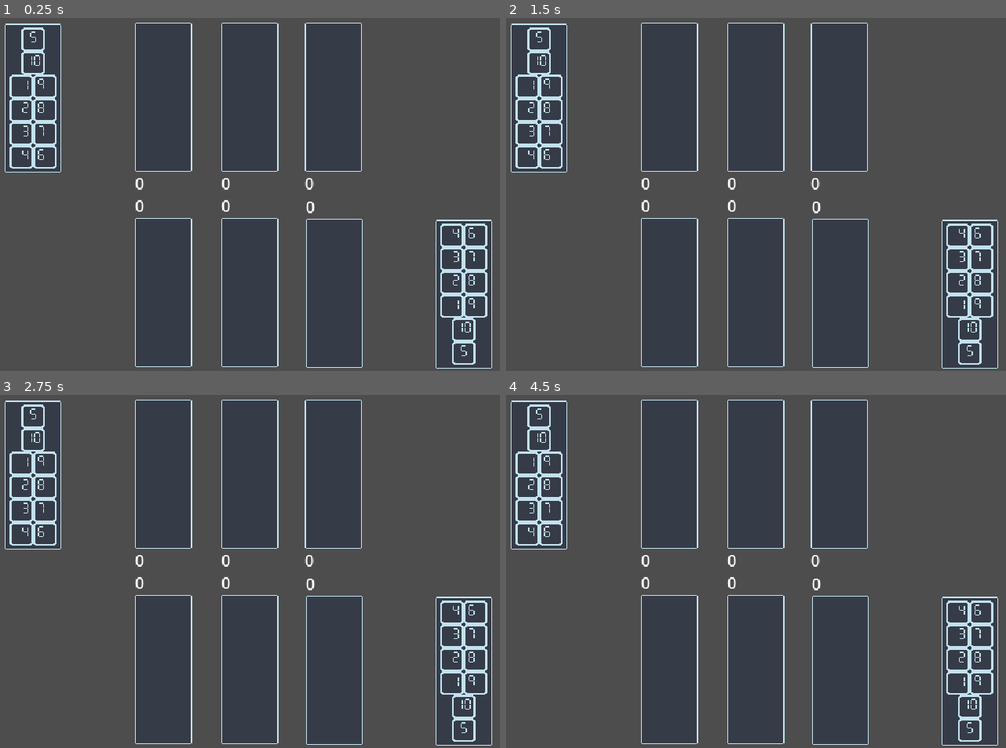
Above: before the commit, frames 1-4 (two rows, left to right).
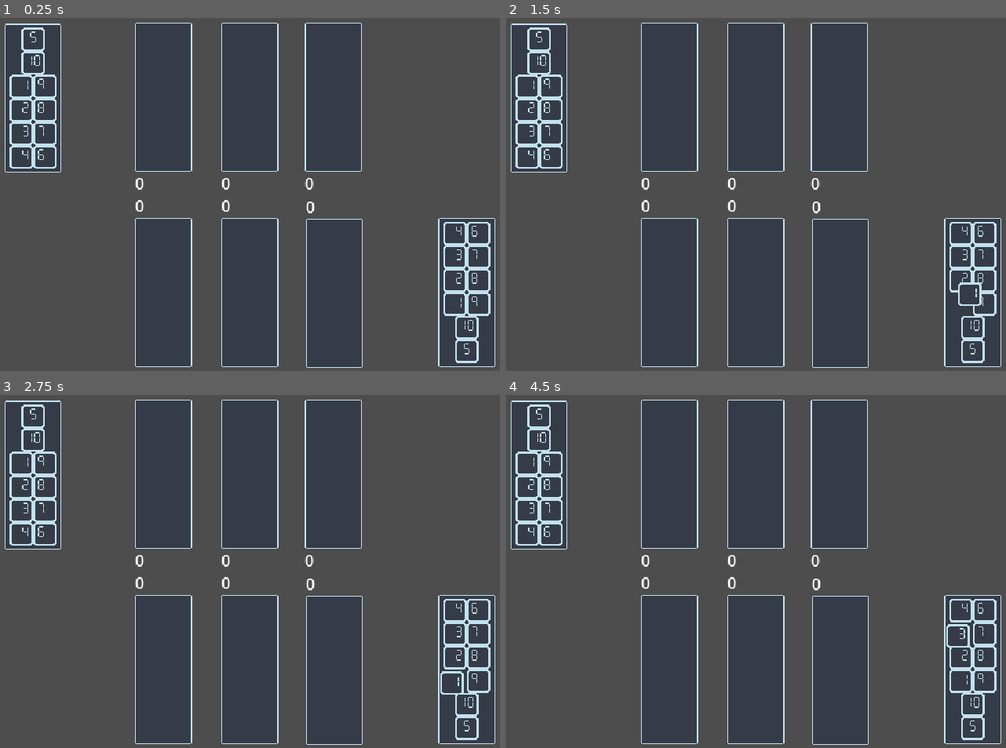
Above: after the commit, the same moments.

Repository: will-pettifer/caravan
Game: Godot game, scene res://Code/main.tscn
Same seed, same stepped clock (60 frames per second), same inputs: the game is played once before the commit and once after it. Before the commit the project starts from res://main.tscn.
Inputs (mouse positions are in pixels of both pictures, inside the frame that each line leads up to):
- Up to frame 1 (0.25 s): no input
- Up to frame 2 (1.5 s): tap Enter at 0.5 s; move the mouse to (971, 293) at 0.52 s; press the mouse at (971, 293) at 0.53 s; tap Space at 1.25 s; release the mouse at (971, 293) at 1.28 s; click (971, 293) at 1.35 s
- Up to frame 3 (2.75 s): tap Enter at 2 s; move the mouse to (450, 684) at 2.02 s; press the mouse at (450, 684) at 2.03 s
- Up to frame 4 (4.5 s): tap Space at 2.75 s; release the mouse at (956, 684) at 2.78 s; click (956, 684) at 2.85 s; tap Enter at 3.5 s; move the mouse to (956, 659) at 3.52 s; press the mouse at (956, 659) at 3.53 s; right-click (956, 659) at 4.15 s; move the mouse to (956, 635) at 4.27 s; release the mouse at (956, 635) at 4.28 s; click (956, 635) at 4.35 s

The runs differ from the first frame. In frame 1, 2.0% of the frame differs, in the area x 87-100%, y 56-100%; in frame 2, 2.0%; in frame 3, 1.9%; in frame 4, 1.9%.

Commit message:
Add better zone system for GameManager

Diff:
--- a/numbers.tres
+++ b/Art/numbers.tres
@@ -1,6 +1,6 @@
 [gd_resource type="SpriteFrames" load_steps=12 format=3 uid="uid://df6bw8i7pbeuo"]
 
-[ext_resource type="Texture2D" uid="uid://wj4upme3y50j" path="res://numbers.png" id="1_nk7w7"]
+[ext_resource type="Texture2D" uid="uid://wj4upme3y50j" path="res://Art/numbers.png" id="1_nk7w7"]
 
 [sub_resource type="AtlasTexture" id="AtlasTexture_hbip4"]
 atlas = ExtResource("1_nk7w7")
--- a/card.tscn
+++ b/Code/card.tscn
@@ -1,49 +1,49 @@
 [gd_scene load_steps=15 format=3 uid="uid://dln5k41wt6j61"]
 
-[ext_resource type="Script" uid="uid://uyj6jqax3cf3" path="res://card.gd" id="1_kikvd"]
-[ext_resource type="Texture2D" uid="uid://wj4upme3y50j" path="res://numbers.png" id="2_rjlel"]
+[ext_resource type="Script" uid="uid://uyj6jqax3cf3" path="res://Code/card.gd" id="1_38k2v"]
+[ext_resource type="Texture2D" uid="uid://wj4upme3y50j" path="res://Art/numbers.png" id="2_d7uxp"]
 
 [sub_resource type="RectangleShape2D" id="RectangleShape2D_rjlel"]
 size = Vector2(24, 24)
 
 [sub_resource type="AtlasTexture" id="AtlasTexture_rjlel"]
-atlas = ExtResource("2_rjlel")
+atlas = ExtResource("2_d7uxp")
 region = Rect2(0, 0, 24, 24)
 
 [sub_resource type="AtlasTexture" id="AtlasTexture_q5obu"]
-atlas = ExtResource("2_rjlel")
+atlas = ExtResource("2_d7uxp")
 region = Rect2(25, 0, 24, 24)
 
 [sub_resource type="AtlasTexture" id="AtlasTexture_e484p"]
-atlas = ExtResource("2_rjlel")
+atlas = ExtResource("2_d7uxp")
 region = Rect2(50, 0, 24, 24)
 
 [sub_resource type="AtlasTexture" id="AtlasTexture_fpac0"]
-atlas = ExtResource("2_rjlel")
+atlas = ExtResource("2_d7uxp")
 region = Rect2(75, 0, 24, 24)
 
 [sub_resource type="AtlasTexture" id="AtlasTexture_1i5pp"]
-atlas = ExtResource("2_rjlel")
+atlas = ExtResource("2_d7uxp")
 region = Rect2(100, 0, 24, 24)
 
 [sub_resource type="AtlasTexture" id="AtlasTexture_pjytt"]
-atlas = ExtResource("2_rjlel")
+atlas = ExtResource("2_d7uxp")
 region = Rect2(125, 0, 24, 24)
 
 [sub_resource type="AtlasTexture" id="AtlasTexture_b4rk6"]
-atlas = ExtResource("2_rjlel")
+atlas = ExtResource("2_d7uxp")
 region = Rect2(150, 0, 24, 24)
 
 [sub_resource type="AtlasTexture" id="AtlasTexture_6lcat"]
-atlas = ExtResource("2_rjlel")
+atlas = ExtResource("2_d7uxp")
 region = Rect2(175, 0, 24, 24)
 
 [sub_resource type="AtlasTexture" id="AtlasTexture_ut1v0"]
-atlas = ExtResource("2_rjlel")
+atlas = ExtResource("2_d7uxp")
 region = Rect2(200, 0, 24, 24)
 
 [sub_resource type="AtlasTexture" id="AtlasTexture_vno60"]
-atlas = ExtResource("2_rjlel")
+atlas = ExtResource("2_d7uxp")
 region = Rect2(225, 0, 24, 24)
 
 [sub_resource type="SpriteFrames" id="SpriteFrames_is7yf"]
@@ -87,7 +87,7 @@
 [node name="Card" type="Area2D"]
 z_index = 2
 z_as_relative = false
-script = ExtResource("1_kikvd")
+script = ExtResource("1_38k2v")
 
 [node name="CollisionShape2D" type="CollisionShape2D" parent="."]
 shape = SubResource("RectangleShape2D_rjlel")
--- /dev/null
+++ b/Code/enemy.gd
@@ -0,0 +1,15 @@
+extends Node
+
+
+
+
+
+
+
+
+func generate_moves():
+	pass
+
+
+func evaluate_position():
+	pass
--- /dev/null
+++ b/Code/game_manager.gd
@@ -0,0 +1,163 @@
+extends Node
+
+
+var held_card: Card
+var cooldown: float
+var main
+var zones: Array
+var values: Array[int]
+
+const COOLDOWN: float = 0.01
+
+
+func _ready() -> void:
+	main = get_tree().current_scene
+
+	values.resize(8)
+	zones.resize(8)
+	for i in zones.size():
+		zones[i] = []
+
+	for i in 10:
+		zones[6].append(i + 1)
+		zones[7].append(i + 1)
+
+
+func _process(delta: float) -> void:
+	if cooldown > 0:
+		cooldown -= delta
+
+
+func _input(event: InputEvent) -> void:
+	if event.is_action_pressed("cancel"):
+		cancel()
+
+
+func pickup(card: Card, zone: Zone):
+	if held_card \
+	or cooldown > 0 \
+	or zone.type == Zone.Type.ENEMY \
+	or zone.type ==  Zone.Type.ENEMY_HAND:
+		return
+
+	held_card = card
+	card.state = Card.State.FLOATING
+	card.z_index = 10
+	card.reparent(self)
+	cooldown = COOLDOWN
+
+
+func cancel():
+	if !held_card: return
+
+	held_card.state = Card.State.ZONE
+	held_card.z_index = 2
+	held_card.reparent(held_card.parent_zone)
+	held_card.parent_zone.refresh()
+	held_card = null
+
+
+func drop(zone: Zone):
+	if !held_card \
+	or cooldown > 0 \
+	or zone.type != Zone.Type.PLAYER:
+		return
+
+	if held_card.parent_zone == zone:
+		cancel()
+		return
+
+	held_card.state = Card.State.ZONE
+	held_card.z_index = 2
+
+	var card_index = held_card.parent_zone.cards.find(held_card)
+	held_card.parent_zone.cards.pop_at(card_index)
+	held_card.parent_zone.refresh()
+	held_card.reparent(zone)
+	zone.cards.append(held_card)
+	zone.refresh()
+
+	var start = Vector2i(
+		int(str(held_card.parent_zone.name)[5]),
+		card_index
+	)
+	var end = int(str(zone.name)[5])
+	move(Move.new(start, end))
+
+	held_card.parent_zone = zone
+
+	held_card = null
+	cooldown = COOLDOWN
+
+
+func move(move: Move):
+	zones[move.end].append(zones[move.start.x].pop_at(move.start.y))
+	values[move.end] = calc_value(move.end)
+	values[move.start.x] = calc_value(move.start.x)
+
+	print(zones[move.start.x])
+	print(zones[move.end])
+	print(values)
+
+func unmove(move: Move):
+	zones[move.start.x].append(zones[move.end].pop_back())
+	values[move.end] = calc_value(move.end)
+	values[move.start.x] = calc_value(move.start.x)
+
+func calc_value(id: int):
+	var value: int = 0
+
+	for i in zones[id].size():
+		for j in i:
+			if zones[id][i] + zones[id][j] == 10:
+				value += 10
+
+		value += zones[id][i]
+
+	return value
+
+
+func enemy_move():
+	setup_zone_arrays()
+
+
+func setup_zone_arrays():
+	for i in 8:
+		zones[i].clear()
+
+		var mod
+		match i:
+			0, 1, 2:
+				mod = "P" + str(i)
+			3, 4, 5:
+				mod = "E" + str(i)
+			6:
+				mod = "PHand"
+			7:
+				mod = "EHand"
+
+		var node_path = "Zone" + mod
+		var zone = main.get_node(node_path)
+		for j in zone.cards.size():
+			zones[i].append(zone.cards[j].value)
+
+
+func generate_moves(zones: Array): # Really broken
+	var moves: Array[Move]
+
+	for i in zones.size():
+		for j in zones[i].size():
+			for k in 3:
+				if k == i: continue
+				moves.append(Move.new(Vector2(i, j), k))
+
+	return moves
+
+
+class Move:
+	var start: Vector2i
+	var end: int
+
+	func _init(start: Vector2i, end: int):
+		self.start = start
+		self.end = end
--- /dev/null
+++ b/Code/main.tscn
@@ -0,0 +1,37 @@
+[gd_scene load_steps=6 format=3 uid="uid://yedp7ci4l25n"]
+
+[ext_resource type="PackedScene" uid="uid://bgb0e6o5i7kn0" path="res://Code/zone.tscn" id="1_fdhps"]
+[ext_resource type="PackedScene" uid="uid://dyfaj33f4ou10" path="res://Code/zone_player.tscn" id="2_nlxfe"]
+[ext_resource type="PackedScene" uid="uid://cxcdnctyjxcf6" path="res://Code/zone_enemy.tscn" id="3_nk7x0"]
+[ext_resource type="PackedScene" uid="uid://6732h1aidchu" path="res://Code/zone_enemy_hand.tscn" id="4_l41nr"]
+[ext_resource type="Script" uid="uid://bj8xgucrpc25l" path="res://Code/enemy.gd" id="5_seput"]
+
+[node name="Main" type="Node2D"]
+
+[node name="Enemy" type="Node" parent="."]
+script = ExtResource("5_seput")
+
+[node name="ZoneP6Hand" parent="." instance=ExtResource("1_fdhps")]
+z_index = -4
+position = Vector2(527, 220)
+
+[node name="ZoneE7Hand" parent="." instance=ExtResource("4_l41nr")]
+position = Vector2(85, 142)
+
+[node name="ZoneP0" parent="." instance=ExtResource("2_nlxfe")]
+position = Vector2(218, 220)
+
+[node name="ZoneP1" parent="." instance=ExtResource("2_nlxfe")]
+position = Vector2(306, 220)
+
+[node name="ZoneP2" parent="." instance=ExtResource("2_nlxfe")]
+position = Vector2(392, 221)
+
+[node name="ZoneE3" parent="." instance=ExtResource("3_nk7x0")]
+position = Vector2(218, 141)
+
+[node name="ZoneE4" parent="." instance=ExtResource("3_nk7x0")]
+position = Vector2(306, 141)
+
+[node name="ZoneE5" parent="." instance=ExtResource("3_nk7x0")]
+position = Vector2(391, 141)
--- a/zone.gd
+++ b/Code/zone.gd
@@ -5,13 +5,13 @@
 
 @export var type: Type
 
-var focused: bool = false
+var focused := false
 var value: int
 var cards: Array[Card]
 
-const CARD = preload("res://card.tscn")
+const CARD := preload("res://Code/card.tscn")
 const CARD_SPACING: float = 24
-const CARDS_OFFSET = Vector2(0, 0)
+const CARDS_OFFSET := Vector2(0, 0)
 
 enum Type {PLAYER, PLAYER_HAND, ENEMY, ENEMY_HAND}
 
@@ -37,15 +37,14 @@
 
 func refresh():
 	value = 0
-
-	cards = card_sort(cards)
+	var _cards = card_sort(cards)
 	var matches: Array[Card]
 
-	for i in cards.size():
+	for i in _cards.size():
 		for j in i:
-			if cards[i].value + cards[j].value != 10: continue
-			matches.append(cards[i])
-			matches.append(cards[j])
+			if _cards[i].value + _cards[j].value != 10: continue
+			matches.append(_cards[i])
+			matches.append(_cards[j])
 
 	var i = 0
 	var j = 0
@@ -61,7 +60,7 @@
 		i += 2
 		j += 1
 
-	for card in cards:
+	for card in _cards:
 		if matches.has(card): continue
 		value += card.value
 
@@ -74,6 +73,7 @@
 
 	if type != Type.PLAYER_HAND and type != Type.ENEMY_HAND:
 		$RichTextLabel.text = str(value)
+
 
 func card_sort(cards: Array[Card]):
 	var output: Array[Card]
--- a/zone.tscn
+++ b/Code/zone.tscn
@@ -1,7 +1,7 @@
 [gd_scene load_steps=5 format=3 uid="uid://bgb0e6o5i7kn0"]
 
-[ext_resource type="Script" uid="uid://dmgdts2ih3r4x" path="res://zone.gd" id="1_prk50"]
-[ext_resource type="Texture2D" uid="uid://bfa3emdxovbv" path="res://zone.png" id="2_llkuv"]
+[ext_resource type="Script" uid="uid://dmgdts2ih3r4x" path="res://Code/zone.gd" id="1_867yq"]
+[ext_resource type="Texture2D" uid="uid://bfa3emdxovbv" path="res://Art/zone.png" id="2_hgsdp"]
 
 [sub_resource type="CanvasItemMaterial" id="CanvasItemMaterial_1i4dq"]
 
@@ -10,7 +10,7 @@
 
 [node name="Zone" type="Area2D"]
 z_as_relative = false
-script = ExtResource("1_prk50")
+script = ExtResource("1_867yq")
 type = 1
 
 [node name="CollisionShape2D" type="CollisionShape2D" parent="."]
@@ -20,7 +20,7 @@
 
 [node name="Zone" type="Sprite2D" parent="."]
 position = Vector2(0, 60)
-texture = ExtResource("2_llkuv")
+texture = ExtResource("2_hgsdp")
 
 [connection signal="mouse_entered" from="." to="." method="_on_mouse_entered"]
 [connection signal="mouse_exited" from="." to="." method="_on_mouse_exited"]
--- a/zone_enemy.tscn
+++ b/Code/zone_enemy.tscn
@@ -1,6 +1,6 @@
 [gd_scene load_steps=2 format=3 uid="uid://cxcdnctyjxcf6"]
 
-[ext_resource type="PackedScene" uid="uid://dyfaj33f4ou10" path="res://zone_player.tscn" id="1_n5bro"]
+[ext_resource type="PackedScene" uid="uid://dyfaj33f4ou10" path="res://Code/zone_player.tscn" id="1_n5bro"]
 
 [node name="Zone" instance=ExtResource("1_n5bro")]
 type = 2
--- a/zone_enemy_hand.tscn
+++ b/Code/zone_enemy_hand.tscn
@@ -1,6 +1,6 @@
 [gd_scene load_steps=2 format=3 uid="uid://6732h1aidchu"]
 
-[ext_resource type="PackedScene" uid="uid://bgb0e6o5i7kn0" path="res://zone.tscn" id="1_fmwtl"]
+[ext_resource type="PackedScene" uid="uid://bgb0e6o5i7kn0" path="res://Code/zone.tscn" id="1_fmwtl"]
 
 [node name="Zone" instance=ExtResource("1_fmwtl")]
 type = 3
--- a/zone_player.tscn
+++ b/Code/zone_player.tscn
@@ -1,6 +1,6 @@
 [gd_scene load_steps=2 format=3 uid="uid://dyfaj33f4ou10"]
 
-[ext_resource type="PackedScene" uid="uid://bgb0e6o5i7kn0" path="res://zone.tscn" id="1_xkteg"]
+[ext_resource type="PackedScene" uid="uid://bgb0e6o5i7kn0" path="res://Code/zone.tscn" id="1_xkteg"]
 
 [node name="Zone" instance=ExtResource("1_xkteg")]
 type = 0
--- a/GameManager.gd
+++ /dev/null
@@ -1,63 +0,0 @@
-extends Node
-
-
-var held_card: Card
-var cooldown: float
-
-const COOLDOWN: float = 0.1
-
-
-func _process(delta: float) -> void:
-	if cooldown > 0:
-		cooldown -= delta
-
-
-func _input(event: InputEvent) -> void:
-	if event.is_action_pressed("cancel"):
-		cancel()
-
-
-func pickup(card: Card, zone: Zone):
-	if held_card or\
-	cooldown > 0:# or\
-	#zone.type == Zone.Type.ENEMY or\
-	#zone.type ==  Zone.Type.ENEMY_HAND:
-		return
-
-	held_card = card
-	card.state = Card.State.FLOATING
-	card.z_index = 10
-	card.reparent(self)
-	cooldown = COOLDOWN
-
-
-func cancel():
-	if !held_card: return
-
-	held_card.state = Card.State.ZONE
-	held_card.z_index = 2
-	held_card.reparent(held_card.parent_zone)
-	held_card.parent_zone.refresh()
-	held_card = null
-
-
-func drop(zone: Zone):
-	if !held_card or\
-	cooldown > 0:# or\
-	#zone.type != Zone.Type.PLAYER:
-		return
-
-	held_card.state = Card.State.ZONE
-	held_card.z_index = 2
-	held_card.parent_zone.cards.erase(held_card)
-	held_card.parent_zone.refresh()
-	held_card.reparent(zone)
-
-	if held_card.parent_zone != zone:
-		held_card.parent_zone = zone
-		# Next turn
-
-	zone.cards.append(held_card)
-	zone.refresh()
-	held_card = null
-	cooldown = COOLDOWN
--- a/main.tscn
+++ /dev/null
@@ -1,35 +0,0 @@
-[gd_scene load_steps=5 format=3 uid="uid://yedp7ci4l25n"]
-
-[ext_resource type="PackedScene" uid="uid://bgb0e6o5i7kn0" path="res://zone.tscn" id="1_0xm2m"]
-[ext_resource type="PackedScene" uid="uid://dyfaj33f4ou10" path="res://zone_player.tscn" id="2_h2yge"]
-[ext_resource type="PackedScene" uid="uid://cxcdnctyjxcf6" path="res://zone_enemy.tscn" id="3_h2yge"]
-[ext_resource type="PackedScene" uid="uid://6732h1aidchu" path="res://zone_enemy_hand.tscn" id="4_1bvp3"]
-
-[node name="Main" type="Node2D"]
-
-[node name="Game" type="Node2D" parent="."]
-
-[node name="Zone" parent="Game" instance=ExtResource("1_0xm2m")]
-z_index = -4
-position = Vector2(524, 222)
-
-[node name="Zone3" parent="Game" instance=ExtResource("2_h2yge")]
-position = Vector2(218, 220)
-
-[node name="Zone4" parent="Game" instance=ExtResource("2_h2yge")]
-position = Vector2(306, 220)
-
-[node name="Zone5" parent="Game" instance=ExtResource("2_h2yge")]
-position = Vector2(392, 221)
-
-[node name="Zone6" parent="Game" instance=ExtResource("3_h2yge")]
-position = Vector2(218, 141)
-
-[node name="Zone7" parent="Game" instance=ExtResource("3_h2yge")]
-position = Vector2(306, 141)
-
-[node name="Zone8" parent="Game" instance=ExtResource("3_h2yge")]
-position = Vector2(391, 141)
-
-[node name="Zone" parent="." instance=ExtResource("4_1bvp3")]
-position = Vector2(85, 142)
--- a/project.godot
+++ b/project.godot
@@ -17,7 +17,7 @@
 
 [autoload]
 
-GameManager="*res://GameManager.gd"
+GameManager="*res://Code/game_manager.gd"
 
 [display]
 
@@ -27,6 +27,13 @@
 window/size/window_height_override=720
 window/stretch/mode="viewport"
 window/stretch/scale_mode="integer"
+
+[file_customization]
+
+folder_colors={
+"res://Art/": "orange",
+"res://Code/": "blue"
+}
 
 [input]
 
Renamed: numbers.png -> Art/numbers.png
Not shown, changed: Art/numbers.png.import
Renamed: zone.png -> Art/zone.png
Not shown, changed: Art/zone.png.import
Renamed: card.gd -> Code/card.gd
Renamed: card.gd.uid -> Code/card.gd.uid
Not shown, added: Code/enemy.gd.uid
Renamed: GameManager.gd.uid -> Code/game_manager.gd.uid
Renamed: zone.gd.uid -> Code/zone.gd.uid
